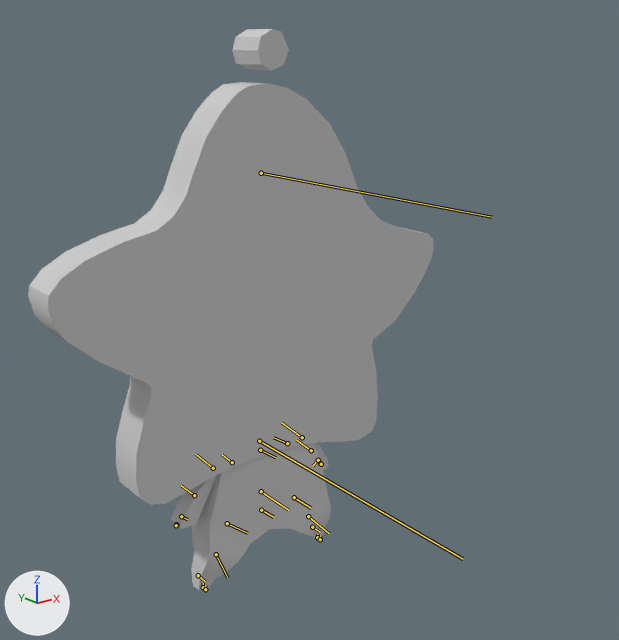
The FBX model Assets/Models/Mirror/Mirror活泼/M活泼attack.FBX, before and after one commit.
The view is the same before and after, from a 50 mm camera at (-4.42, -6.32, 4.96) aimed at (-0.28, -1.15, 2.89). The lights are fixed; the arrows at lower left show +X, +Y and +Z. Both versions are drawn at frame 10 of the action 'Take 001'; the numbers are the values there. The bones that bend it are drawn over the model as lines.

Names of what the first picture shows: 'Mirror03'.
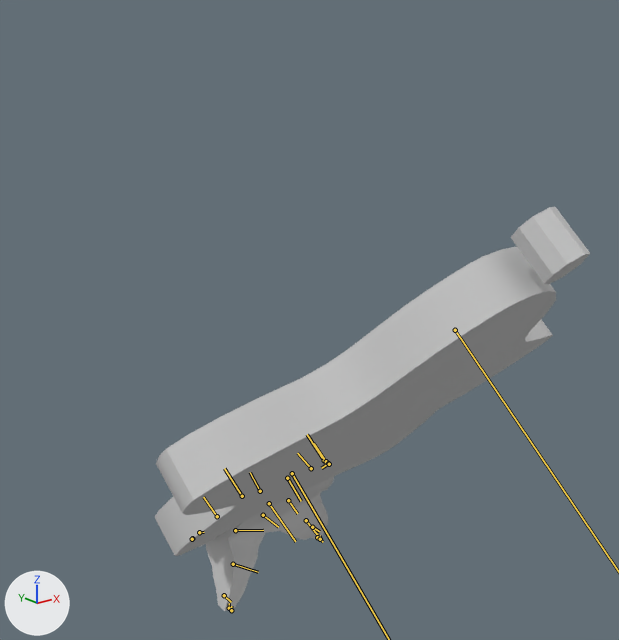
Where the change shows, as pixel boxes (x1, y1, x2, y2) in the pictures (619 x 640 px):
```json
{"object": "Mirror03", "change": "posed", "before": [28, 29, 434, 590], "after": [155, 207, 590, 611], "on screen": "7% wider, 28% shorter"}
{"bone": "Bip001 Pelvis", "before": "(261, 510) to (273, 517)", "after": "(263, 515) to (278, 527)"}
{"bone": "Bip001 Spine", "before": "(261, 491) to (288, 510)", "after": "(269, 503) to (295, 541)"}
{"bone": "Bip001 L Thigh", "before": "(294, 497) to (311, 508)", "after": "(288, 500) to (297, 513)"}
{"bone": "Bip001 L Calf", "before": "(308, 516) to (329, 533)", "after": "(306, 520) to (323, 542)"}
{"bone": "Bip001 L Foot", "before": "(312, 527) to (320, 532)", "after": "(312, 527) to (319, 531)"}
{"bone": "Bip001 R Thigh", "before": "(227, 523) to (247, 533)", "after": "(235, 530) to (263, 530)"}
{"bone": "Bip001 R Calf", "before": "(216, 554) to (227, 577)", "after": "(233, 564) to (258, 572)"}
{"bone": "Bip001 R Foot", "before": "(198, 575) to (205, 581)", "after": "(224, 595) to (231, 602)"}
{"bone": "Bip001 Neck", "before": "(260, 450) to (275, 457)", "after": "(287, 478) to (301, 501)"}
{"bone": "Bip001 L Clavicle", "before": "(287, 443) to (273, 437)", "after": "(311, 468) to (297, 453)"}
{"bone": "Bip001 L UpperArm", "before": "(302, 437) to (281, 422)", "after": "(324, 460) to (307, 434)"}
{"bone": "Bip001 R Clavicle", "before": "(232, 462) to (222, 454)", "after": "(260, 491) to (250, 472)"}
{"bone": "Bip001 R UpperArm", "before": "(213, 468) to (195, 454)", "after": "(242, 496) to (224, 468)"}
```

The change, as JSON lines over the scene's bpy script:
```json
{"block": "bone_rig_object", "where": "bone_rig_object = bpy.data.objects['e']  # the whole rig 'e'"}
{"op": "set", "path": "bone_rig_object.location", "old": "(0.0, -0.031, 0.556)", "new": "(-0.026, -0.095, 0.539)"}
{"op": "set", "path": "bone_rig_object.rotation_euler", "old": "(0.0, 0.0, -1.571)", "new": "(0.0349, 0.541, -1.518)", "note": "degrees (0, 0, -90) -> degrees (2, 31, -87)"}
{"block": "bone_bip001_pelvis", "where": "bone_bip001_pelvis = bpy.data.objects['e'].pose.bones['Bip001 Pelvis']"}
{"op": "set", "path": "bone_bip001_pelvis.rotation_quaternion", "old": "(0.999, -0.004, 0.0, -0.034)", "new": "(0.987, 0.077, -0.075, -0.122)", "note": "degrees (0, 0, -4) -> degrees (10, -7, -15)"}
{"block": "bone_bip001_spine", "where": "bone_bip001_spine = bpy.data.objects['e'].pose.bones['Bip001 Spine']  # child of 'Bip001 Pelvis'"}
{"op": "set", "path": "bone_bip001_spine.location", "old": "(0.0, 0.014, 0.0)", "new": "(-0.008, 0.048, -0.034)"}
{"op": "set", "path": "bone_bip001_spine.rotation_quaternion", "old": "(0.999, 0.001, 0.0, 0.038)", "new": "(0.984, -0.055, 0.047, 0.16)", "note": "degrees (0, 0, 4) -> degrees (-5, 6, 18)"}
{"block": "bone_bip001_l_thigh", "where": "bone_bip001_l_thigh = bpy.data.objects['e'].pose.bones['Bip001 L Thigh']  # child of 'Bip001 Spine'"}
{"op": "set", "path": "bone_bip001_l_thigh.location", "old": "(0.0, 0.002, 0.0)", "new": "(0.044, -0.02, 0.016)"}
{"op": "set", "path": "bone_bip001_l_thigh.rotation_quaternion", "old": "(0.997, -0.004, 0.01, 0.082)", "new": "(0.901, 0.0, 0.109, 0.421)", "note": "degrees (0, 1, 9) -> degrees (5, 11, 51)"}
{"block": "bone_bip001_l_calf", "where": "bone_bip001_l_calf = bpy.data.objects['e'].pose.bones['Bip001 L Calf']  # child of 'Bip001 L Thigh'"}
{"op": "set", "path": "bone_bip001_l_calf.rotation_quaternion", "old": "(0.973, 0.0, 0.0, -0.232)", "new": "(0.94, 0.0, 0.0, -0.34)", "note": "degrees (0, 0, -27) -> degrees (0, 0, -40)"}
{"block": "bone_bip001_l_foot", "where": "bone_bip001_l_foot = bpy.data.objects['e'].pose.bones['Bip001 L Foot']  # child of 'Bip001 L Calf'"}
{"op": "set", "path": "bone_bip001_l_foot.rotation_quaternion", "old": "(0.988, 0.079, -0.013, 0.128)", "new": "(0.975, 0.0, -0.074, 0.211)", "note": "degrees (9, -3, 15) -> degrees (-2, -8, 25)"}
{"block": "bone_bip001_r_thigh", "where": "bone_bip001_r_thigh = bpy.data.objects['e'].pose.bones['Bip001 R Thigh']  # child of 'Bip001 Spine'"}
{"op": "set", "path": "bone_bip001_r_thigh.location", "old": "(0.0, 0.001, 0.0)", "new": "(-0.052, 0.051, 0.01)"}
{"op": "set", "path": "bone_bip001_r_thigh.rotation_quaternion", "old": "(0.995, -0.002, -0.013, 0.096)", "new": "(0.876, 0.083, -0.066, 0.471)", "note": "degrees (0, -1, 11) -> degrees (5, -11, 56)"}
{"block": "bone_bip001_r_calf", "where": "bone_bip001_r_calf = bpy.data.objects['e'].pose.bones['Bip001 R Calf']  # child of 'Bip001 R Thigh'"}
{"op": "set", "path": "bone_bip001_r_calf.rotation_quaternion", "old": "(0.971, 0.0, 0.0, -0.24)", "new": "(0.993, 0.0, 0.0, -0.116)", "note": "degrees (0, 0, -28) -> degrees (0, 0, -13)"}
{"block": "bone_bip001_r_foot", "where": "bone_bip001_r_foot = bpy.data.objects['e'].pose.bones['Bip001 R Foot']  # child of 'Bip001 R Calf'"}
{"op": "set", "path": "bone_bip001_r_foot.rotation_quaternion", "old": "(0.989, -0.084, 0.02, 0.121)", "new": "(0.98, 0.175, 0.026, -0.087)", "note": "degrees (-9, 3, 14) -> degrees (20, 5, -9)"}
{"block": "bone_bip001_neck", "where": "bone_bip001_neck = bpy.data.objects['e'].pose.bones['Bip001 Neck']  # child of 'Bip001 Spine'"}
{"op": "set", "path": "bone_bip001_neck.rotation_quaternion", "old": "(0.999, 0.0, 0.0, -0.04)", "new": "(0.998, 0.0, 0.0, 0.061)", "note": "degrees (0, 0, -5) -> degrees (0, 0, 7)"}
{"block": "bone_bip001_l_clavicle", "where": "bone_bip001_l_clavicle = bpy.data.objects['e'].pose.bones['Bip001 L Clavicle']  # child of 'Bip001 Neck'"}
{"op": "set", "path": "bone_bip001_l_clavicle.location", "old": "(0.0, 0.002, 0.0)", "new": "(0.0, -0.004, 0.0)"}
{"op": "set", "path": "bone_bip001_l_clavicle.rotation_quaternion", "old": "(0.998, 0.04, -0.002, 0.053)", "new": "(0.996, -0.061, 0.004, 0.057)", "note": "degrees (5, 0, 6) -> degrees (-7, 1, 7)"}
{"block": "bone_bip001_l_upperarm", "where": "bone_bip001_l_upperarm = bpy.data.objects['e'].pose.bones['Bip001 L UpperArm']  # child of 'Bip001 L Clavicle'"}
{"op": "set", "path": "bone_bip001_l_upperarm.rotation_quaternion", "old": "(0.991, 0.028, -0.095, 0.087)", "new": "(0.988, 0.027, -0.144, 0.042)", "note": "degrees (2, -11, 10) -> degrees (2, -17, 4)"}
{"block": "bone_bip001_r_clavicle", "where": "bone_bip001_r_clavicle = bpy.data.objects['e'].pose.bones['Bip001 R Clavicle']  # child of 'Bip001 Neck'"}
{"op": "set", "path": "bone_bip001_r_clavicle.location", "old": "(0.0, 0.002, 0.0)", "new": "(0.0, -0.004, 0.0)"}
{"op": "set", "path": "bone_bip001_r_clavicle.rotation_quaternion", "old": "(0.998, -0.04, 0.002, 0.041)", "new": "(0.997, 0.061, -0.003, 0.057)", "note": "degrees (-5, 0, 5) -> degrees (7, -1, 6)"}
{"block": "bone_bip001_r_upperarm", "where": "bone_bip001_r_upperarm = bpy.data.objects['e'].pose.bones['Bip001 R UpperArm']  # child of 'Bip001 R Clavicle'"}
{"op": "set", "path": "bone_bip001_r_upperarm.rotation_quaternion", "old": "(0.991, -0.043, 0.123, -0.016)", "new": "(0.997, -0.031, 0.058, -0.037)", "note": "degrees (-5, 14, -3) -> degrees (-4, 7, -4)"}
{"block": "bone_bip001_head", "where": "bone_bip001_head = bpy.data.objects['e'].pose.bones['Bip001 Head']  # child of 'Bip001 Neck'"}
{"op": "set", "path": "bone_bip001_head.rotation_quaternion", "old": "(0.999, 0.008, -0.011, 0.042)", "new": "(0.999, 0.01, 0.023, 0.022)", "note": "degrees (1, -1, 5) -> degrees (1, 3, 3)"}
```
